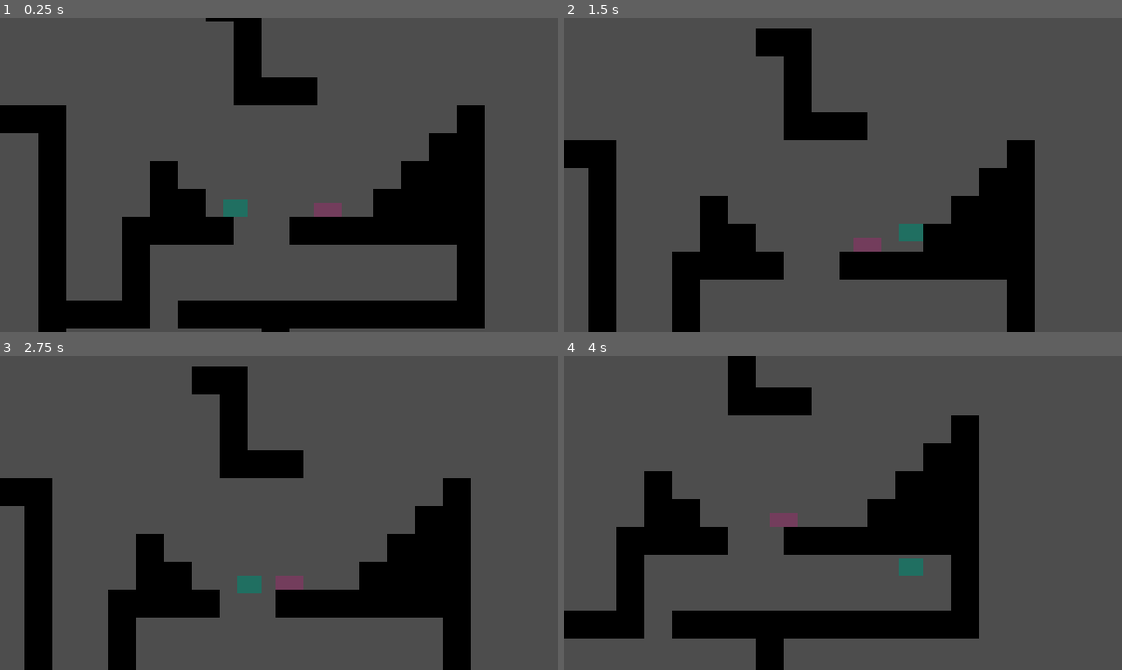
Above: before the commit, frames 1-4 (two rows, left to right).
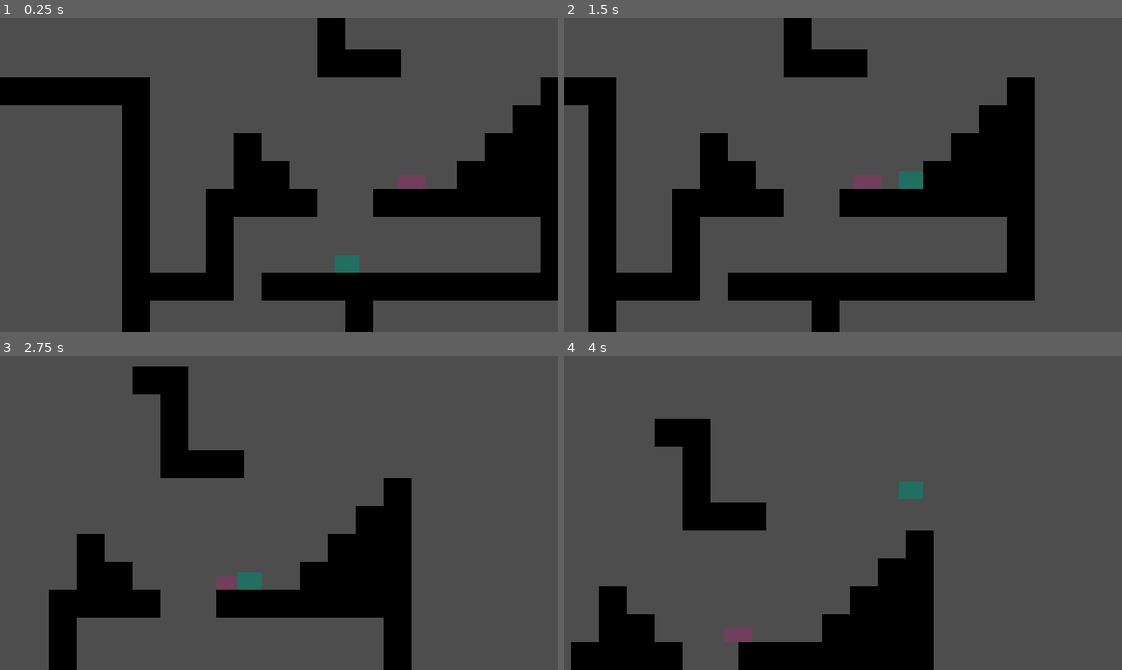
Above: after the commit, the same moments.

Repository: TravisHenderson646/finish-the-knight
Game: Godot game, scene res://game.tscn
Two runs of this game, one before a commit and one after it. Both use one fixed random seed, a clock stepped at 60 frames per second and the inputs below.
Inputs:
- Up to frame 1 (0.25 s): no input
- Up to frame 2 (1.5 s): tap Enter (ui_accept) at 0.5, 0.77 s; hold Right (ui_right) from 0.53 s (still down)
- Up to frame 3 (2.75 s): tap Enter (ui_accept) at 1.52 s; release Right (ui_right) at 2.03 s; hold Left (ui_left) from 2.03 s (still down)
- Up to frame 4 (4 s): release Left (ui_left) at 2.78 s; hold Right (ui_right) from 2.78 s (still down); tap Enter (ui_accept) at 3.02, 3.77 s

The runs differ from the first frame. In frame 1, 41% of the frame differs, in the area x 0-100%, y 0-100%; in frame 2, 26%; in frame 3, 25%; in frame 4, 27%.

Commit message:
unsure what changed

Diff:
--- a/game.tscn
+++ b/game.tscn
@@ -9,13 +9,11 @@
 script = ExtResource("1_feb5d")
 
 [node name="Level1" parent="." instance=ExtResource("3_feb5d")]
-position = Vector2(8, 28)
 
 [node name="Player" parent="." groups=["player"] instance=ExtResource("2_feb5d")]
 position = Vector2(61, 66)
 
 [node name="Camera2D" type="Camera2D" parent="."]
-position = Vector2(83.6, 64.3)
 process_callback = 0
 drag_horizontal_enabled = true
 drag_vertical_enabled = true
